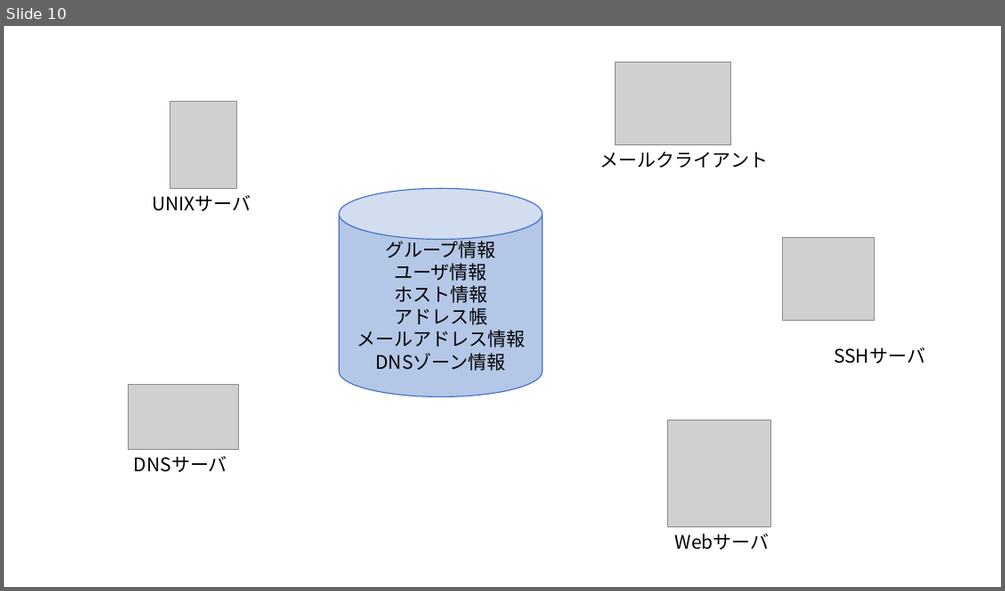
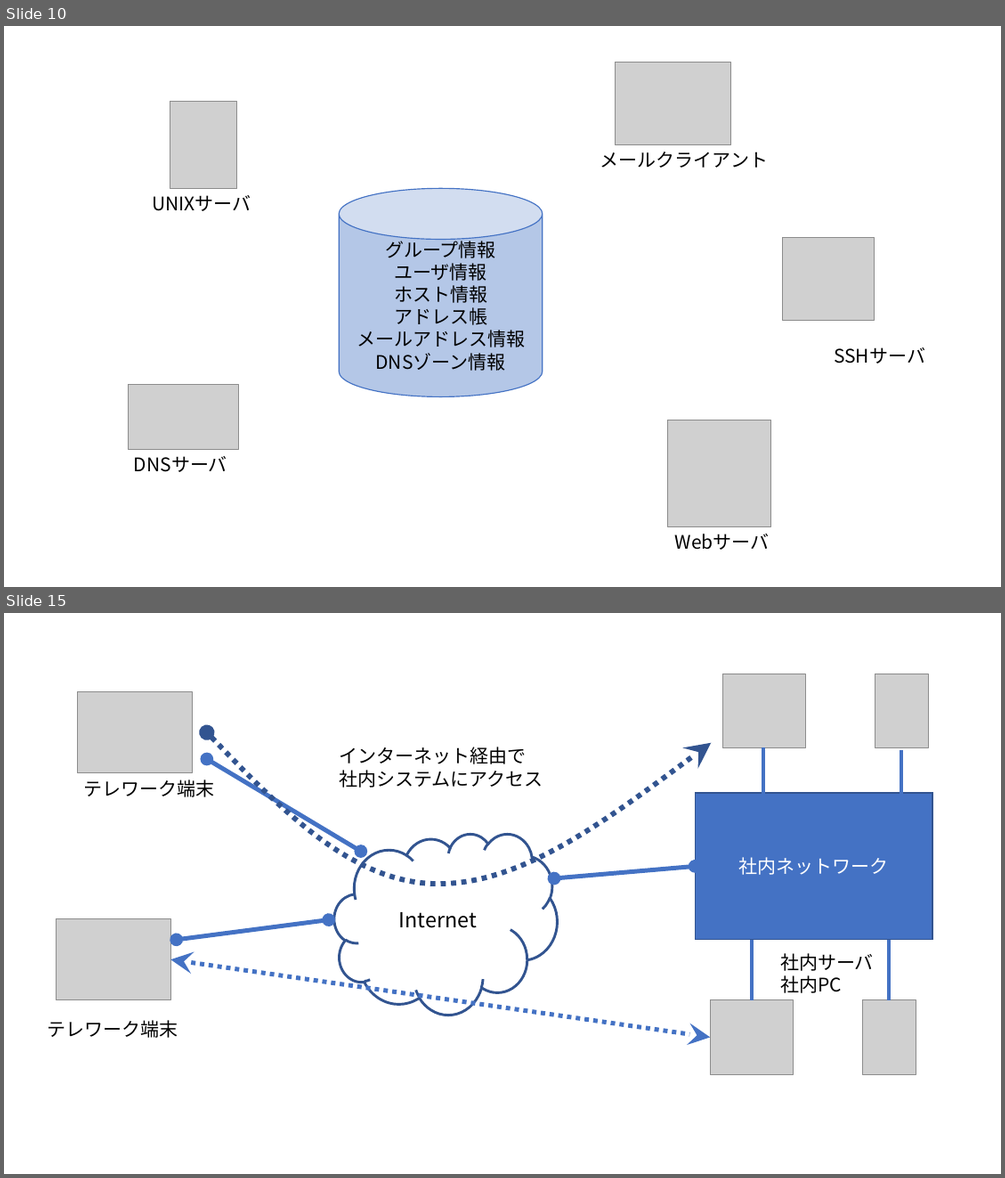
Before and after one commit to Alice-to-Bob/Graduate_School, a slide deck: SUBTHEME/graphs/network_archtecture.pptx. Shown one above the other, each under a label of ours: slide 10 before the commit, slides 10 and 15 after it; the slides between them are not shown. The pictures are 1005x591 and 1005x1178 pixels, drawn with LibreOffice and Linux fonts; fonts in the diff are those of the drawing; grey boxes stand for pictures. Boxes give left, top, right and bottom in pixels: in the first picture for what was removed or moved away, otherwise in the second. Text is boxed around its words. In the diff, an @@ line names an element or a change of style, - is before the commit and + after.

```diff
--- a/SUBTHEME/graphs/network_archtecture.pptx
+++ b/SUBTHEME/graphs/network_archtecture.pptx
@@ slide 15 added at [4,613,1001,1174], background #FFFFFF @@
@@ picture added at [77,691,192,773] @@
@@ picture added at [722,674,805,747] @@
@@ picture added at [875,674,928,747] @@
@@ freeform shape added at [207,732,711,884], outline #325491 5 pt dashed @@
@@ double arrow added from (207, 759) to (361, 852), #4472C4 4.25 pt @@
@@ text added at [339,747,542,787], 18 pt, text #000000 @@
+インターネット経由で
+社内システムにアクセス
@@ line added from (763, 747) to (763, 808), #4472C4 3.5 pt @@
@@ line added from (902, 750) to (902, 811), #4472C4 3.5 pt @@
@@ text added at [83,779,214,797], 18 pt, text #000000 @@
+テレワーク端末
@@ rectangle added at [695,793,933,940], fill #4472C4, outline #325491 1 pt, 18 pt, text #FFFFFF @@
+社内ネットワーク
@@ cloud added at [334,834,558,1014], fill #FFFFFF, outline #325491 2.5 pt, 20 pt, text #000000 @@
+Internet
@@ double arrow added from (554, 878) to (695, 867), #4472C4 4.25 pt @@
@@ picture added at [57,919,170,1000] @@
@@ double arrow added from (177, 940) to (329, 919), #4472C4 4.25 pt @@
@@ double arrow added from (170, 959) to (710, 1037), #4472C4 4.25 pt dashed @@
@@ line added from (752, 940) to (752, 999), #4472C4 3.5 pt @@
@@ text added at [780,953,874,993], 18 pt, text #000000 @@
+社内サーバ
+社内PC
@@ line added from (890, 940) to (890, 999), #4472C4 3.5 pt @@
@@ picture added at [710,999,793,1074] @@
@@ picture added at [863,999,915,1074] @@
@@ text added at [48,1020,178,1038], 18 pt, text #000000 @@
+テレワーク端末
```
Also in this commit, not shown: 1 slide changed, 5 other slides added, 15 other files.
